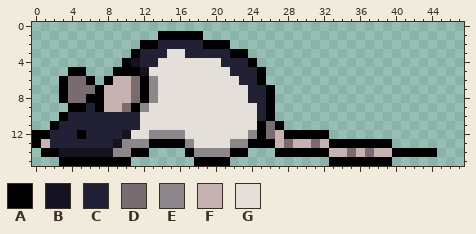
Pixel-art file, stored at Assets/Sprites/rat_proto.aseprite. That is the earlier state.
48x16 pixels, 1 frame.
Visible layers, top first: "Layer 1", "Layer 15" opacity 45% multiply, "Layer 14".
Palette (. is transparent): A #000000  B #151321  C #222034  D #796c71  E #8b878b  F #c6b3b1  G #e5dfd9
Pixels before, first column x 0:
 1 ..............AAAAA..........................
 2 ............AACCCCCAAA.......................
 3 ...........ACCCGGCCCCCAA.....................
 4 ..........ABCCGGGGGGGCCCA....................
 5 ....AA...AAABGGGGGGGGGCCCA...................
 6 ...ADDA.AFFDAEGGGGGGGGGCCA...................
 7 ...ADDDAFFFDAEGGGGGGGGGGCCA..................
 8 ...ADDAAFFFDAEGGGGGGGGGGCCA..................
 9 ....AACAFFDAEGGGGGGGGGGGGCA..................
10 ...ACCCCCCCCGGGGGGGGGGGGGCA..................
11 ..ACCCCCCCCCGGGGGGGGGGGGGADA.................
12 AACCCACCCCBGGEEEEGGGGGGGEADFAAAAA............
13 AFCCCCCCCBEEEAAAAEGGGGEEAAAFDFFDFAAAAAAA.....
14 .AABBBBBBEEAA....AEEEEAA...AAAAAAFFDFDFFAAAAA
15 ...AAAAAAAA.......AAAA...........AAAAAAA.....
New version:
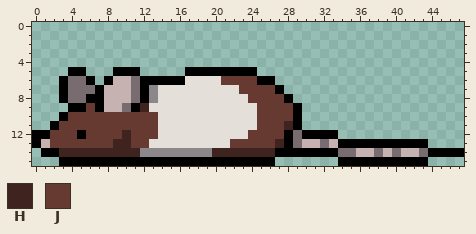
Colours new in this view: H #3e231f  J #663931
Change:
layer "Group 1/Layer 1" now shown
layer "Group 1/Layer 16" added
layer "Group 1/Layer 6" now shown
layer "Group 1/Layer 11" now shown
layer "Layer 14" now hidden
layer "Layer 15" now hidden
layer "Layer 1" now hidden
y 1: x 14..18 AAAAA -> .....
y 2: x 12..21 AACCCCCAAA -> ..........
y 3: x 11..23 ACCCGGCCCCCAA -> .............
y 4: x 10..24 ABCCGGGGGGGCCCA -> ...............
y 5: x 12..25 BGGGGGGGGGCCCA -> .....AAAAAAAA.
y 6: x 13..16 EGGG -> AAAA; x 21..24 GGCC -> JJJJ; x 26 . -> A
y 7: x 23..27 GCCA. -> JJJJA
y 8: x 24..28 CCA.. -> JJJJA
y 9: x 6 C -> J; x 12 E -> H; x 25..29 CA... -> JJJJA
y 10: x 4..13 CCCCCCCCGG -> JJJJJJJJJJ; x 25..29 CA... -> JJJJA
y 11: x 3..13 CCCCCCCCCGG -> JJJJJJJJJJJ; x 25..29 ADA.. -> JJJHA
y 12: x 2..4 CCC -> JJJ; x 6..16 CCCCBGGEEEE -> JJJJHJJJGGG; x 24..27 EADF -> JJJJ; x 29 A -> D; x 33 . -> A
y 13: x 2..17 CCCCCCCBEEEAAAAE -> JJJJJJJHHJJGGGGG; x 22..29 EEAAAFDF -> JJJJJHAD; x 31..33 DFA -> FDF; x 40..43 .... -> AAAA
y 14: x 3..17 BBBBBBEEAA....A -> HHHHHHHHHEEEEEE; x 20..26 EEAA... -> HHHHHHH; x 33..34 FF -> AD; x 37..38 DF -> FD; x 40..43 AAAA -> DFFD; x 45..47 ... -> AAA
y 15: x 11..17 ....... -> AAAAAAA; x 22..26 ..... -> AAAAA; x 33 A -> .; x 40..43 .... -> AAAA
